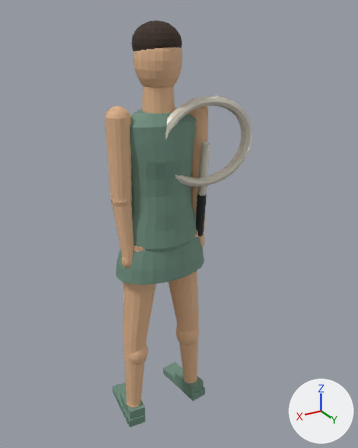
The glTF model games/tennis/bodies/gwen.glb, before and after one commit.
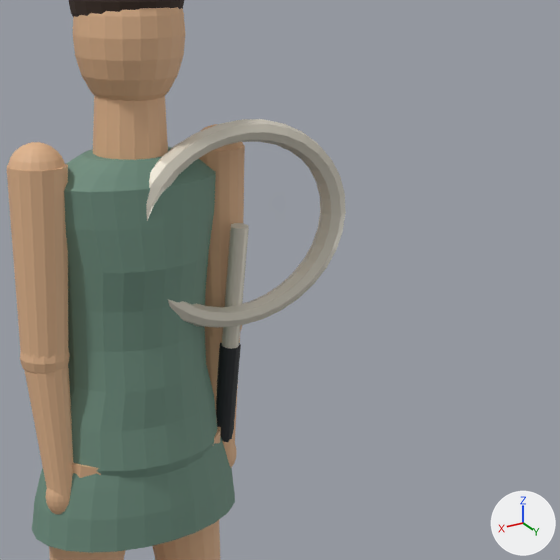
There are two pictures of each version: one whole from a 50 mm lens placed at (0.9, 1.647, 1.749), pointed at (-0.112, -0.039, 0.906), one close up on the part from 28% to 97% of the width and 10% to 64% of the height. Every picture has the same lights, and +X, +Y and +Z are marked at lower right. The older version's two pictures come first. Vertices at exactly the same position are counted once.

The first close-up shows 'gwen'.
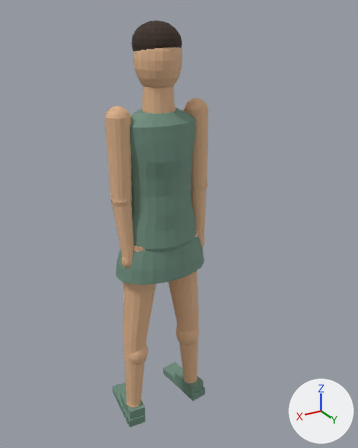
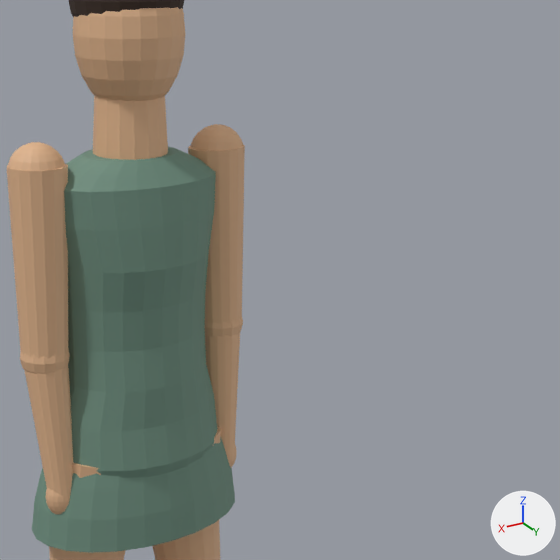
What the commit changed:
me_sphere is used by ob_gwen; location (0.0, 0.0, 0.0).
me_sphere had 3604 vertices, 7120 faces and spanned x -0.38..0.21, y -0.19..0.13, z 0.0..1.72.
me_sphere now has 3284 vertices, 6488 faces and spans x -0.21..0.21, y -0.19..0.13, z 0.0..1.72.
me_sphere part 1: the loose piece of 256 vertices spanning x -0.38..0.06, y 0.06..0.1, z 1.1..1.46 is deleted.
me_sphere part 2: the loose piece of 32 vertices spanning x -0.18..-0.15, y 0.04..0.09, z 1.06..1.28 is deleted.
me_sphere part 3: the loose piece of 32 vertices spanning x -0.18..-0.15, y 0.02..0.08, z 0.84..1.06 is deleted.
me_sphere no longer uses material mat_grip (black #22262a).
me_sphere no longer uses material mat_racquet (pale yellow #d9d3c4).

Changed parts and their boxes [x1, y1, x2, y2] in the close-ups (560 x 560 px):
'gwen', reshaped: before [7, 0, 346, 560]; after [7, 0, 245, 560]
part 1 of me_sphere, deleted (pale yellow): before [146, 119, 346, 328]
part 2 of me_sphere, deleted (pale yellow): before [222, 223, 249, 349]
part 3 of me_sphere, deleted (black): before [216, 343, 241, 442]
